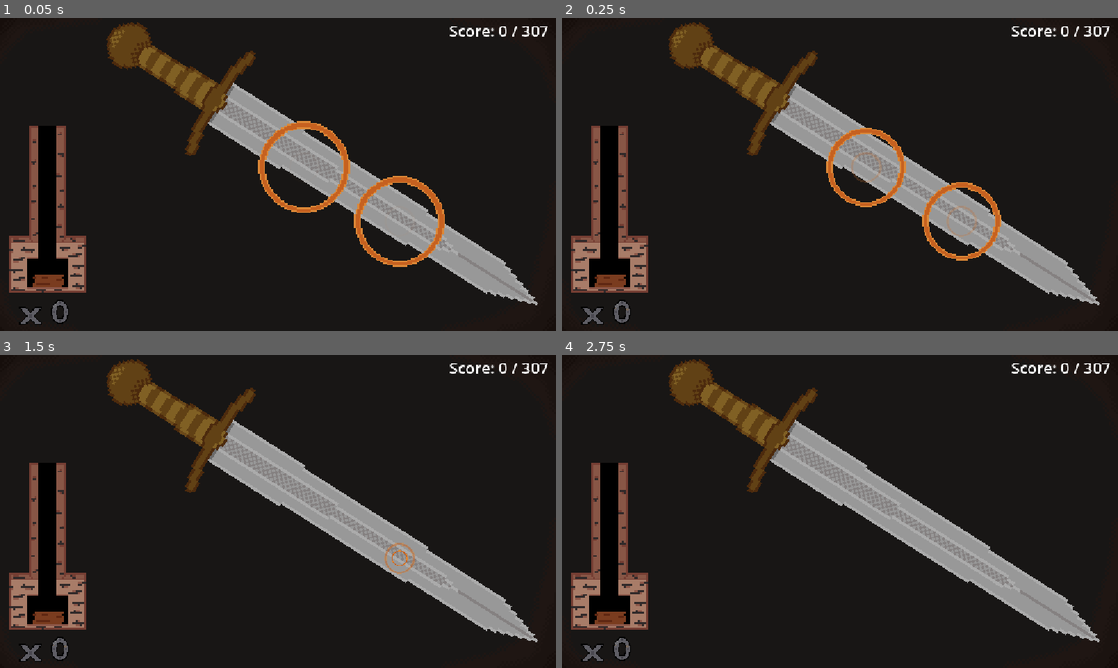
Above: before the commit, frames 1-4 (two rows, left to right).
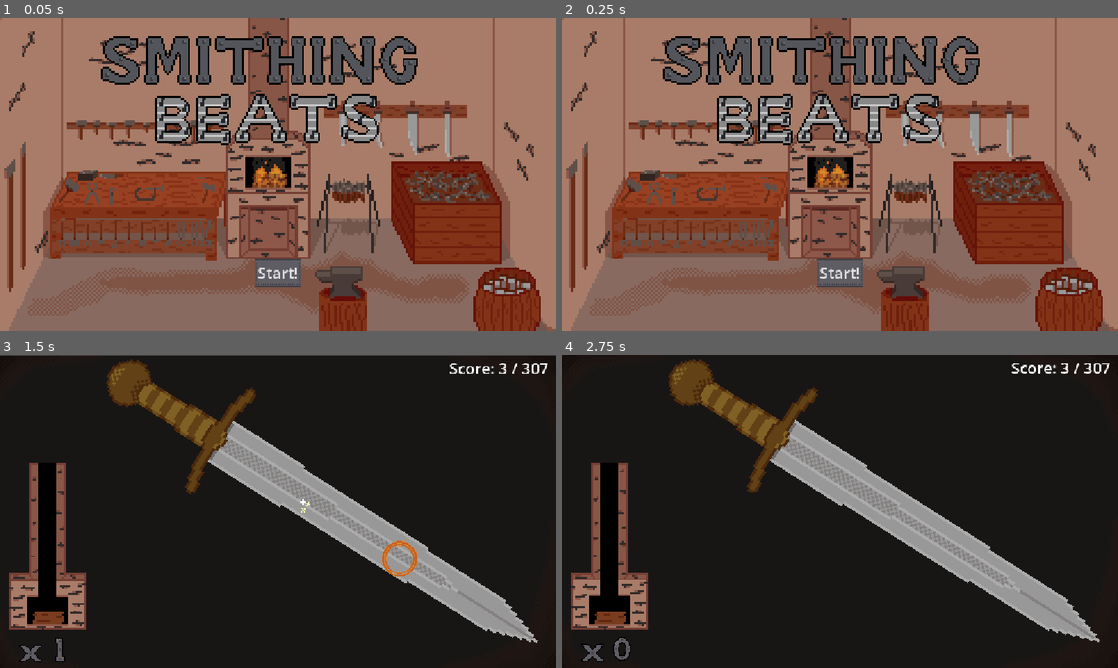
Above: after the commit, the same moments.

Repository: guillaumevpayet/mini-jame-gam-58
Game: Godot game, scene res://scenes/root_scene.tscn
The game is run twice, just before and just after one commit, with the same random seed, the same clock (stepped at 60 frames per second) and the same inputs. Sound files missing from this copy of the repository are replaced by a short silence.
Inputs (mouse positions are in pixels of both pictures, inside the frame that each line leads up to):
- Up to frame 1 (0.05 s): no input
- Up to frame 2 (0.25 s): no input
- Up to frame 3 (1.5 s): click (278, 608) at 0.5 s, where only the run after the commit has a clickable "Start!"; move the mouse to (305, 505) at 1.27 s; click (305, 505) at 1.42 s
- Up to frame 4 (2.75 s): move the mouse to (962, 558) at 2.02 s; click (962, 558) at 2.17 s

The runs differ from the first frame. In frame 1, 96% of the frame differs, in the area x 0-100%, y 0-100%; in frame 2, 96%; in frame 3, 1.6%; in frame 4, less than 0.1%.

Commit message:
Added a title screen and a retry button.

Diff:
--- a/project.godot
+++ b/project.godot
@@ -10,10 +10,11 @@
 
 [application]
 
-config/name="Mini Jame Gam 58"
+config/name="Smithing Beats"
 config/version="0.1"
 run/main_scene="uid://cwdsbytvi8rys"
 config/features=PackedStringArray("4.7", "GL Compatibility")
+boot_splash/image="uid://bmladut4qlgbm"
 config/icon="res://icon.svg"
 
 [audio]
--- /dev/null
+++ b/resources/panel_style_box_texture.tres
@@ -0,0 +1,13 @@
+[gd_resource type="StyleBoxTexture" format=3 uid="uid://br1v74sxk3fgb"]
+
+[ext_resource type="Texture2D" uid="uid://dhq64qcx0i8of" path="res://assets/Basic Metal UI 9 tiles.png" id="1_vsnx7"]
+
+[resource]
+texture = ExtResource("1_vsnx7")
+texture_margin_left = 6.0
+texture_margin_top = 6.0
+texture_margin_right = 6.0
+texture_margin_bottom = 6.0
+axis_stretch_horizontal = 2
+axis_stretch_vertical = 2
+region_rect = Rect2(16, 16, 48, 48)
--- /dev/null
+++ b/resources/theme.tres
@@ -0,0 +1,8 @@
+[gd_resource type="Theme" format=3 uid="uid://bv5pyfb4sv77p"]
+
+[ext_resource type="StyleBox" uid="uid://br1v74sxk3fgb" path="res://resources/panel_style_box_texture.tres" id="1_d4nwg"]
+
+[resource]
+Button/font_sizes/font_size = 32
+Button/styles/hover = ExtResource("1_d4nwg")
+Button/styles/normal = ExtResource("1_d4nwg")
--- a/scenes/game_over_screen.tscn
+++ b/scenes/game_over_screen.tscn
@@ -1,6 +1,8 @@
 [gd_scene format=3 uid="uid://bf37i1c68tifw"]
 
 [ext_resource type="Script" uid="uid://b3ly7o5gxd0b" path="res://scripts/game_over_screen.gd" id="1_iwahs"]
+[ext_resource type="Texture2D" uid="uid://ctuqkqphndxg3" path="res://assets/stone smithing room test.png" id="2_61w2s"]
+[ext_resource type="Theme" uid="uid://bv5pyfb4sv77p" path="res://resources/theme.tres" id="3_jw6e5"]
 
 [node name="GameOverScreen" type="Control" unique_id=1469725216]
 layout_mode = 3
@@ -11,6 +13,15 @@
 grow_vertical = 2
 script = ExtResource("1_iwahs")
 
+[node name="TextureRect" type="TextureRect" parent="." unique_id=474599221]
+layout_mode = 1
+anchors_preset = 15
+anchor_right = 1.0
+anchor_bottom = 1.0
+grow_horizontal = 2
+grow_vertical = 2
+texture = ExtResource("2_61w2s")
+
 [node name="Label" type="Label" parent="." unique_id=1454807837]
 layout_mode = 0
 offset_right = 587.0
@@ -18,3 +29,18 @@
 theme_override_font_sizes/font_size = 128
 text = "You Lose!"
 horizontal_alignment = 1
+
+[node name="CenterContainer" type="CenterContainer" parent="." unique_id=1924227324]
+layout_mode = 1
+anchors_preset = 15
+anchor_right = 1.0
+anchor_bottom = 1.0
+grow_horizontal = 2
+grow_vertical = 2
+
+[node name="TryAgainButton" type="Button" parent="CenterContainer" unique_id=194061975]
+layout_mode = 2
+theme = ExtResource("3_jw6e5")
+text = "Try Again?"
+
+[connection signal="pressed" from="CenterContainer/TryAgainButton" to="." method="_on_try_again_button_pressed"]
--- a/scenes/root_scene.tscn
+++ b/scenes/root_scene.tscn
@@ -1,9 +1,17 @@
 [gd_scene format=3 uid="uid://cwdsbytvi8rys"]
 
+[ext_resource type="Script" uid="uid://dcs1xumajfwgc" path="res://scripts/root_scene.gd" id="1_cgud6"]
 [ext_resource type="PackedScene" uid="uid://ge7ns64lrjxs" path="res://scenes/main_game_scene.tscn" id="1_kc8py"]
-[ext_resource type="Resource" uid="uid://d0770sn4iiq37" path="res://resources/songs/song_1/rhythm_song.tres" id="2_cgud6"]
+[ext_resource type="PackedScene" uid="uid://cj2caray54lny" path="res://scenes/title_screen.tscn" id="2_sfakk"]
+[ext_resource type="PackedScene" uid="uid://bf37i1c68tifw" path="res://scenes/game_over_screen.tscn" id="4_docf2"]
 
-[node name="Main" type="Node2D" unique_id=1053608468]
+[node name="RootScene" type="Node" unique_id=302167452]
+script = ExtResource("1_cgud6")
+title_screen_scene = ExtResource("2_sfakk")
+main_game_scene = ExtResource("1_kc8py")
+game_over_screen_scene = ExtResource("4_docf2")
 
-[node name="BeatMarkerMaker" parent="." unique_id=1377299564 instance=ExtResource("1_kc8py")]
-song = ExtResource("2_cgud6")
+[node name="TitleScreen" parent="." unique_id=1742133454 instance=ExtResource("2_sfakk")]
+
+[connection signal="open_settings_menu" from="TitleScreen" to="." method="_on_title_screen_open_settings_menu"]
+[connection signal="start_game" from="TitleScreen" to="." method="_on_title_screen_start_game"]
--- /dev/null
+++ b/scenes/title_screen.tscn
@@ -0,0 +1,59 @@
+[gd_scene format=3 uid="uid://cj2caray54lny"]
+
+[ext_resource type="Script" uid="uid://chkh4uqx36fyl" path="res://scripts/title_screen.gd" id="1_mgrm8"]
+[ext_resource type="Texture2D" uid="uid://ctuqkqphndxg3" path="res://assets/stone smithing room test.png" id="1_s4lrb"]
+[ext_resource type="Texture2D" uid="uid://bmladut4qlgbm" path="res://assets/Smithing Beats Title.png" id="2_mgrm8"]
+[ext_resource type="Theme" uid="uid://bv5pyfb4sv77p" path="res://resources/theme.tres" id="3_dc4i4"]
+
+[node name="TitleScreen" type="Control" unique_id=1742133454]
+layout_mode = 3
+anchors_preset = 15
+anchor_right = 1.0
+anchor_bottom = 1.0
+grow_horizontal = 2
+grow_vertical = 2
+script = ExtResource("1_mgrm8")
+
+[node name="TextureRect" type="TextureRect" parent="." unique_id=140712360]
+layout_mode = 1
+anchors_preset = 15
+anchor_right = 1.0
+anchor_bottom = 1.0
+grow_horizontal = 2
+grow_vertical = 2
+texture = ExtResource("1_s4lrb")
+
+[node name="TextureRect2" type="TextureRect" parent="." unique_id=1059980644]
+layout_mode = 0
+offset_left = 158.04
+offset_top = 21.795
+offset_right = 398.04007
+offset_bottom = 101.795
+scale = Vector2(4, 4)
+texture = ExtResource("2_mgrm8")
+
+[node name="VBoxContainer" type="VBoxContainer" parent="." unique_id=43649231]
+layout_mode = 1
+anchors_preset = 12
+anchor_top = 1.0
+anchor_right = 1.0
+anchor_bottom = 1.0
+offset_top = -149.0
+grow_horizontal = 2
+grow_vertical = 0
+
+[node name="StartButton" type="Button" parent="VBoxContainer" unique_id=1207119187]
+layout_mode = 2
+size_flags_horizontal = 4
+theme = ExtResource("3_dc4i4")
+text = "Start!"
+
+[node name="SettingsButton" type="Button" parent="VBoxContainer" unique_id=236043499]
+visible = false
+layout_mode = 2
+size_flags_horizontal = 4
+theme = ExtResource("3_dc4i4")
+text = "Settings"
+
+[connection signal="pressed" from="VBoxContainer/StartButton" to="." method="_on_start_button_pressed"]
+[connection signal="pressed" from="VBoxContainer/SettingsButton" to="." method="_on_settings_button_pressed"]
--- a/scripts/game_over_screen.gd
+++ b/scripts/game_over_screen.gd
@@ -2,9 +2,22 @@
 class_name GameOverScreen
 
 
-@onready var _label: Label = $Label
+signal restart_game
 
 
+var _win: bool
 
-func set_label_text(new_text: String) -> void:
-	_label.text = new_text
+
+func init(win: bool) -> void:
+	_win = win
+
+
+func _ready() -> void:
+	if _win:
+		$Label.text = "You win!"
+	else:
+		$Label.text = "You lose"
+
+
+func _on_try_again_button_pressed() -> void:
+	restart_game.emit()
--- a/scripts/main_game_scene.gd
+++ b/scripts/main_game_scene.gd
@@ -1,9 +1,9 @@
 extends Node
+class_name MainGameScene
 
 
 @export var song: RhythmSong
 @export var beat_marker: PackedScene
-@export var gameOverScreenScene: PackedScene
 
 ## Time to spawn the beat marker before the beat, in seconds.
 @export var time_before_beat: float
@@ -13,6 +13,7 @@
 
 signal score_changed(score: int, minimum_target_score: int)
 signal combo_changed(combo: int)
+signal game_over(win: bool)
 
 
 @onready var _audio_stream_player: AudioStreamPlayer2D = $AudioStreamPlayer2D
@@ -74,22 +75,8 @@
 	combo_changed.emit(_combo)
 
 	if _miss_streak >= miss_tolerance:
-		_end_game(false)
+		game_over.emit(false)
 
 
 func _on_audio_stream_player_2d_finished() -> void:
-	_end_game(_score >= song.minimum_target_score)
-
-func _end_game(win: bool):
-	var parent: Node = get_parent()
-	parent.remove_child(self)
-
-	var gameOverScreen: GameOverScreen = gameOverScreenScene.instantiate()
-	parent.add_child(gameOverScreen)
-
-	if win:
-		gameOverScreen.set_label_text("You win!")
-	else:
-		gameOverScreen.set_label_text("You lose")
-
-	queue_free()
+	game_over.emit(_score >= song.minimum_target_score)
--- /dev/null
+++ b/scripts/root_scene.gd
@@ -0,0 +1,37 @@
+extends Node
+
+@export var title_screen_scene: PackedScene
+@export var settings_scene: PackedScene
+@export var main_game_scene: PackedScene
+@export var game_over_screen_scene: PackedScene
+
+
+@onready var _active_scene: Node = $TitleScreen
+
+
+func _on_title_screen_start_game() -> void:
+	var main_game: MainGameScene = main_game_scene.instantiate()
+	main_game.game_over.connect(_on_main_game_screen_game_over)
+	_replace_scene(main_game)
+
+func _on_title_screen_open_settings_menu() -> void:
+	pass # Replace with function body.
+
+
+func _on_main_game_screen_game_over(win: bool) -> void:
+	var game_over_screen: GameOverScreen = game_over_screen_scene.instantiate()
+	game_over_screen.init(win)
+	game_over_screen.restart_game.connect(_on_main_game_screen_restart_game)
+	_replace_scene(game_over_screen)
+
+func _on_main_game_screen_restart_game() -> void:
+	var main_game: MainGameScene = main_game_scene.instantiate()
+	main_game.game_over.connect(_on_main_game_screen_game_over)
+	_replace_scene(main_game)
+
+
+func _replace_scene(new_scene: Node) -> void:
+	_active_scene.queue_free()
+	remove_child(_active_scene)
+	add_child(new_scene)
+	_active_scene = new_scene
--- /dev/null
+++ b/scripts/title_screen.gd
@@ -0,0 +1,12 @@
+extends Control
+
+signal start_game
+signal open_settings_menu
+
+
+
+func _on_settings_button_pressed() -> void:
+	open_settings_menu.emit()
+
+func _on_start_button_pressed() -> void:
+	start_game.emit()
Not shown, added: scripts/root_scene.gd.uid
Not shown, added: scripts/title_screen.gd.uid
